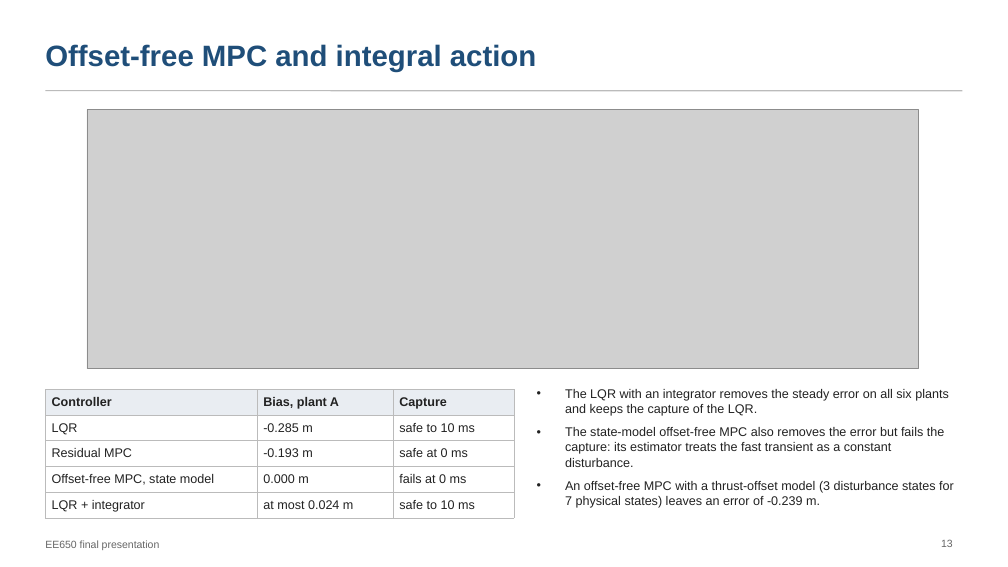
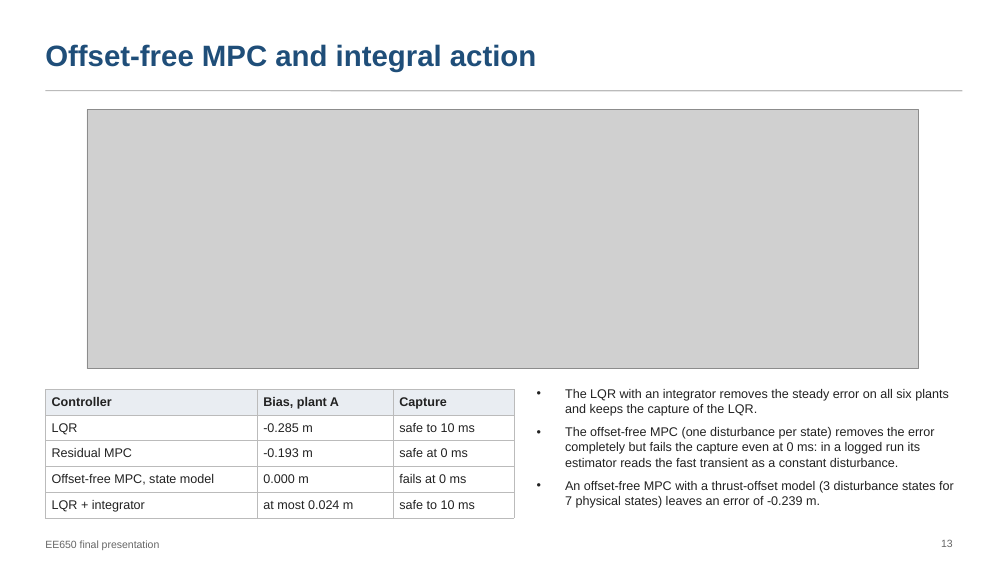
Before and after one commit to pranshuk22/quadrotor-rotor-loss-recovery, a slide deck: slide 13 of docs/deck/final-presentation.pptx. Drawn at 1008x567 pixels with LibreOffice and Linux fonts; fonts in the diff are those of the drawing; grey boxes stand for pictures. Boxes give left, top, right and bottom in pixels: in the first picture for what was removed or moved away, otherwise in the second. Text is boxed around its words. In the diff, an @@ line names an element or a change of style, - is before the commit and + after.

Commit message:
Edit the report and deck for clarity and flow
Rewrite the offset-free, full-state Koopman and depth sections in plain language, add the capture results of the first MPC experiment, correct the controller period in the capture protocol (5 ms), correct the full-state Koopman capture claim, and remove remaining references to the proposal, pre-registration and result-file paths. Deck: explain the capture test before it is used and align the wording with the report.

```diff
--- a/docs/deck/final-presentation.pptx
+++ b/docs/deck/final-presentation.pptx
@@ text at box(565, 427, 935, 467): text changed @@
-• The state-model offset-free MPC also removes the error but fails the capture: its estimator treats the fast transient as a constant disturbance.
+• The offset-free MPC (one disturbance per state) removes the error completely but fails the capture even at 0 ms: in a logged run its estimator reads the fast transient as a constant disturbance.
```
Also in this commit, not shown: 5 other slides changed, 21 other files.
